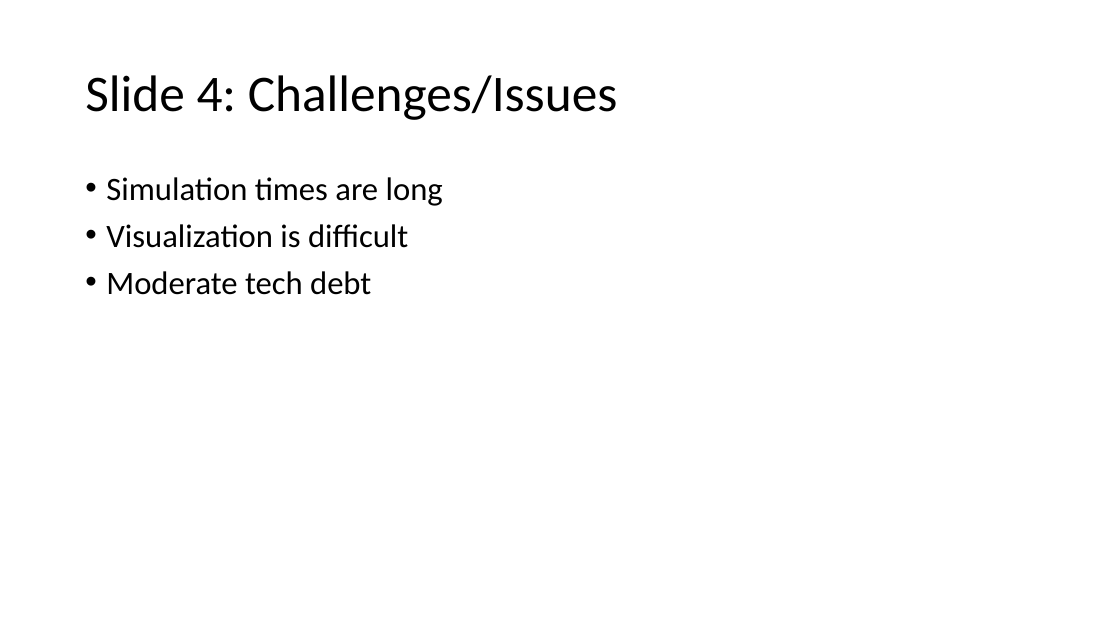
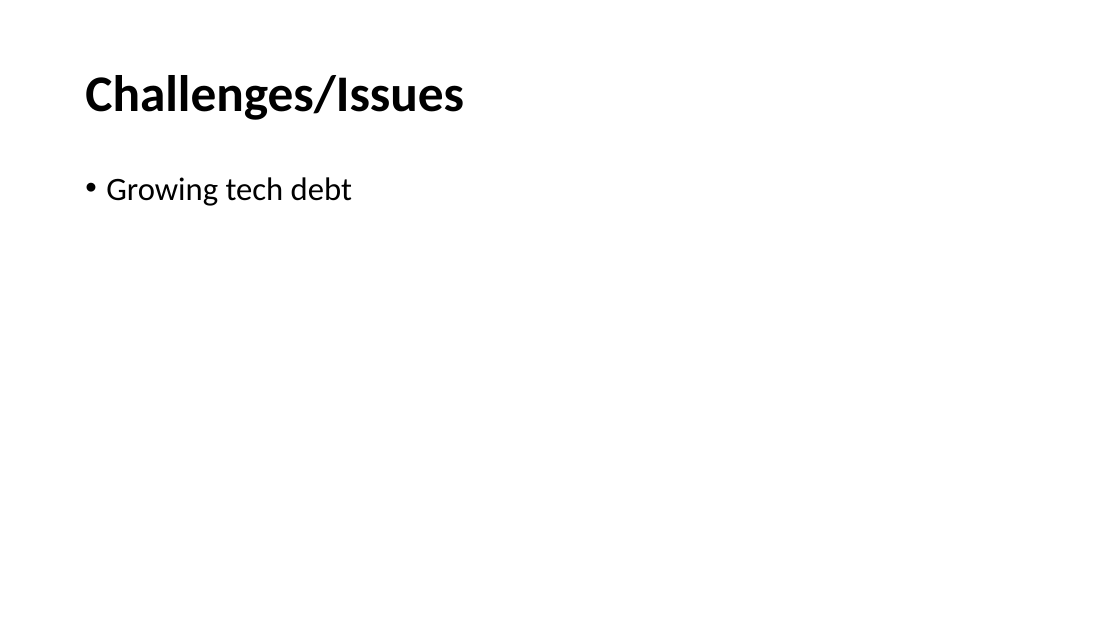
Before and after one commit to evandm4/engr-10301h-balancing-robot, a slide deck: slide 6 of docs/Evan Moore Progress Update.pptx (slide 5 before the commit). Drawn at 1120x630 pixels with LibreOffice and Linux fonts; fonts in the diff are those of the drawing. Boxes give left, top, right and bottom in pixels: in the first picture for what was removed or moved away, otherwise in the second. Text is boxed around its words. In the diff, an @@ line names an element or a change of style, - is before the commit and + after.

Commit message:
New config settings for a different simulation situation.

```diff
--- a/docs/Evan Moore Progress Update.pptx
+++ b/docs/Evan Moore Progress Update.pptx
@@ title at (x1=85, y1=75, x2=464, y2=120): text changed; bold on @@
-Slide 4: Challenges/Issues
+Challenges/Issues
@@ text at (x1=106, y1=177, x2=352, y2=206): text changed @@
-• Simulation times are long
-• Visualization is difficult
-• Moderate tech debt
+• Growing tech debt
```
Also in this commit, not shown: 5 other slides changed, 3 slides added, 1 slide removed, 13 other files.
